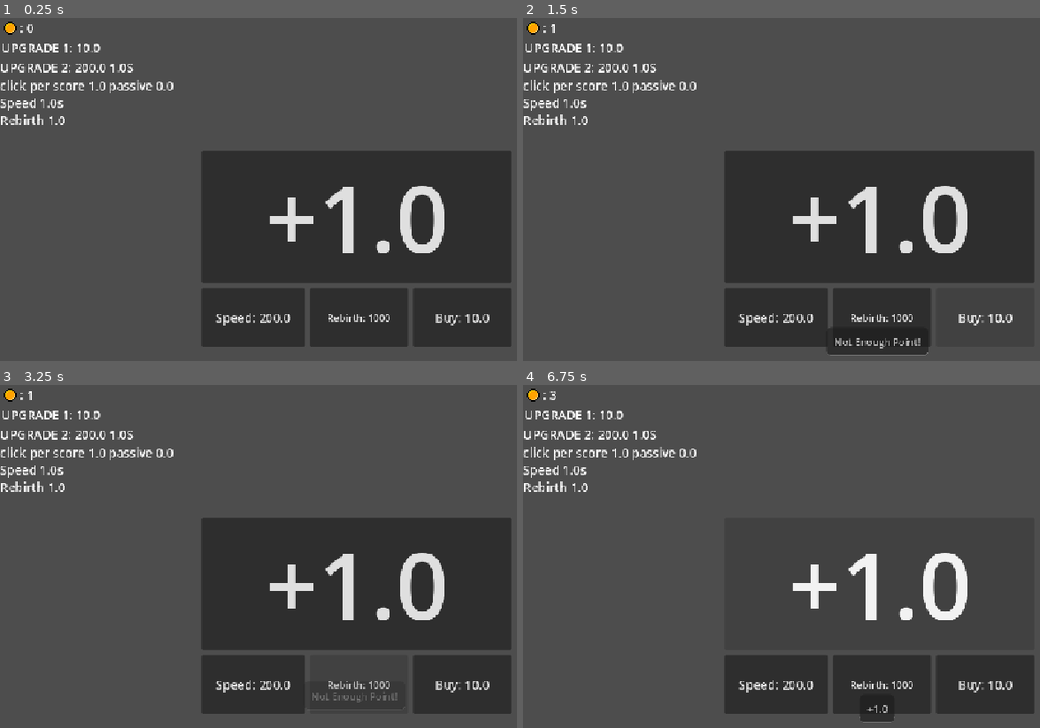
Above: before the commit, frames 1-4 (two rows, left to right).
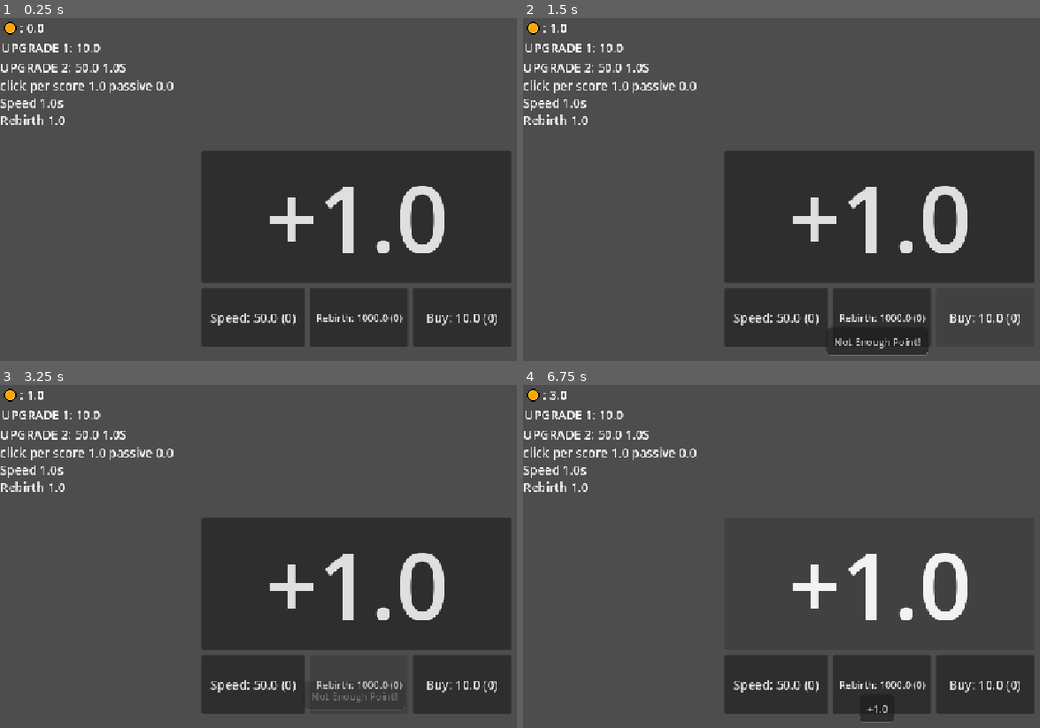
Above: after the commit, the same moments.

Repository: Maler2/clicker-game
Game: Godot game, scene res://scenes/control.tscn
Same seed, same stepped clock (60 frames per second), same inputs: the game is played once before the commit and once after it.
Inputs:
- Up to frame 1 (0.25 s): no input
- Up to frame 2 (1.5 s): click "+1.0" at 0.5 s; click "Buy: 10.0" (after the commit: "Buy: 10.0 (0)") at 1.25 s
- Up to frame 3 (3.25 s): click "Speed: 200.0" (after the commit: "Speed: 50.0 (0)") at 2 s; click "Rebirth: 1000" (after the commit: "Rebirth: 1000.0 (0)") at 2.75 s
- Up to frame 4 (6.75 s): click "+1.0" at 3.5 s; click "Buy: 10.0" (after the commit: "Buy: 10.0 (0)") at 4.25 s; click "Speed: 200.0" (after the commit: "Speed: 50.0 (0)") at 5 s; click "Rebirth: 1000" (after the commit: "Rebirth: 1000.0 (0)") at 5.75 s; click "+1.0" at 6.5 s

The runs differ from the first frame. In frame 1, 1.0% of the frame differs, in the area x 6-97%, y 1-90%; in frame 2, 1.0%; in frame 3, 0.9%; in frame 4, 1.0%.

Commit message:
initial commit - update projectnya lagi dan menambah opsi baru

Diff:
--- a/scenes/menu.tscn
+++ b/scenes/menu.tscn
@@ -56,7 +56,7 @@
 theme_override_font_sizes/font_size = 60
 text = "exit"
 
-[node name="ClearButton" type="Button" parent="." unique_id=1498713797]
+[node name="OptionButton" type="Button" parent="." unique_id=1498713797]
 layout_mode = 1
 anchors_preset = -1
 anchor_left = 0.36100003
@@ -68,9 +68,9 @@
 offset_right = -0.12805176
 offset_bottom = 0.0079956055
 theme_override_font_sizes/font_size = 60
-text = "clear"
+text = "options"
 
 [connection signal="pressed" from="ResumeButton" to="." method="_on_resume_button_pressed"]
 [connection signal="pressed" from="SaveButton" to="." method="_on_save_button_pressed"]
 [connection signal="pressed" from="ExitButton" to="." method="_on_exit_button_pressed"]
-[connection signal="pressed" from="ClearButton" to="." method="_on_clear_button_pressed"]
+[connection signal="pressed" from="OptionButton" to="." method="_on_option_button_pressed"]
--- /dev/null
+++ b/scenes/option.tscn
@@ -0,0 +1,77 @@
+[gd_scene format=3 uid="uid://bcnyn0u0twhsw"]
+
+[ext_resource type="Script" uid="uid://kldba0aasl" path="res://script/option.gd" id="1_kjajs"]
+
+[node name="Option" type="Control" unique_id=1733546384]
+layout_mode = 3
+anchors_preset = 15
+anchor_right = 1.0
+anchor_bottom = 1.0
+grow_horizontal = 2
+grow_vertical = 2
+script = ExtResource("1_kjajs")
+
+[node name="BackButton" type="Button" parent="." unique_id=382046316]
+layout_mode = 1
+anchors_preset = -1
+anchor_left = 0.36100003
+anchor_top = 0.21000001
+anchor_right = 0.63900006
+anchor_bottom = 0.358
+offset_left = 0.1279602
+offset_top = -0.08000183
+offset_right = -0.12805176
+offset_bottom = 0.015991211
+theme_override_font_sizes/font_size = 60
+keep_pressed_outside = true
+text = "back"
+
+[node name="VolumeButton" type="Button" parent="." unique_id=1284658003]
+layout_mode = 1
+anchors_preset = -1
+anchor_left = 0.36100003
+anchor_top = 0.37
+anchor_right = 0.63900006
+anchor_bottom = 0.51900005
+offset_left = 0.1279602
+offset_top = 0.23999023
+offset_right = -0.12805176
+offset_bottom = -0.31204224
+theme_override_font_sizes/font_size = 60
+keep_pressed_outside = true
+text = "volume"
+
+[node name="OtherButton" type="Button" parent="." unique_id=1610535515]
+layout_mode = 1
+anchors_preset = -1
+anchor_left = 0.36100003
+anchor_top = 0.531
+anchor_right = 0.63900006
+anchor_bottom = 0.679
+offset_left = 0.1279602
+offset_top = -0.088012695
+offset_right = -0.12805176
+offset_bottom = 0.0079956055
+theme_override_font_sizes/font_size = 60
+keep_pressed_outside = true
+text = "other"
+
+[node name="ClearButton" type="Button" parent="." unique_id=887370140]
+layout_mode = 1
+anchors_preset = -1
+anchor_left = 0.36100003
+anchor_top = 0.69100004
+anchor_right = 0.63900006
+anchor_bottom = 0.84000003
+offset_left = 0.1279602
+offset_top = 0.23196411
+offset_right = -0.12805176
+offset_bottom = -0.32000732
+theme_override_font_sizes/font_size = 60
+keep_pressed_outside = true
+text = "clear"
+
+[connection signal="pressed" from="BackButton" to="." method="_on_back_button_pressed"]
+[connection signal="pressed" from="VolumeButton" to="." method="_on_volume_button_pressed"]
+[connection signal="pressed" from="OtherButton" to="." method="_on_other_button_pressed"]
+[connection signal="pressed" from="ClearButton" to="." method="_on_clear_button_pressed"]
--- a/script/control.gd
+++ b/script/control.gd
@@ -2,15 +2,19 @@
 
 const PAUSE_MENU_SCENE = preload("res://scenes/menu.tscn")
 
-@onready var textlabel = $scorelabel
-@onready var textlabel2 = $upgrade1
-@onready var textlabel3 = $speedlabel
-@onready var richlabel = $RichTextLabel
+# Dibungkus ke Dictionary biar rapi & pas dipanggil ke Global tinggal kirim 1 variabel!
+@onready var ui: Dictionary = {
+	"textlabel": $scorelabel,
+	"textlabel2": $upgrade1,
+	"textlabel3": $speedlabel,
+	"richlabel": $RichTextLabel,
+	"button": $Button,
+	"upgrade_button": $remove_button,
+	"speed_button": $speed_timer,
+	"rebirth_button": $rebirth_button
+}
+
 @onready var infolabel = $infolabel
-@onready var button = $Button
-@onready var upgrade_button = $remove_button
-@onready var speed_button = $speed_timer
-@onready var rebirth_button = $rebirth_button
 @onready var pause_button = $pausebutton
 @onready var sfx = $audioplayer
 @onready var auto_timer = $Timer
@@ -24,13 +28,11 @@
 }
 
 func _ready():
-	# process_mode = Node.PROCESS_MODE_ALWAYS
 	var current_os = OS.get_name()
 	if current_os in ["Windows", "Linux", "macOS", "Web"]:
 		pause_button.hide()
 	else:
 		pause_button.show()
-
 
 	Global.load_game()
 	auto_timer.wait_time = Global.auto_timer_wait_time
@@ -45,27 +47,14 @@
 	print("start up")
 
 func _unhandled_input(event):
-	# Khusus PC/Komputer: Cek kalau OS-nya Windows/Linux/macOS/Web
 	if OS.get_name() in ["Windows", "Linux", "macOS", "Web"]:
-		# Cek kalau pemain menekan tombol keyboard/action di Input Map (misal: "toggle_pause" atau "ui_cancel")
 		if event.is_action_pressed("ui_cancel"):
-			# Cek biar gak buka menu pause berlapis-lapis kalau game udah paused
 			if not get_tree().paused:
 				open_pause_menu()
 
+# Panggilan ke Global jadi super ringkas!
 func update_score_ui():
-	button.text = "+" + str(snapped(Global.add_score * Global.rebirth_mult, 0.1))
-	upgrade_button.text = "Buy: " + str(snapped(Global.target_score, 0.1))
-	speed_button.text = "Speed: " + str(snapped(Global.auto_timer_cost, 0.1))
-	rebirth_button.text = "Rebirth: " + str(snapped(Global.rebirth_cost, 1))
-
-	if auto_timer.wait_time <= min_auto_timer:
-		speed_button.text = "Speed: MAX"
-
-	textlabel.text = ": " + str(snapped(Global.score, 1))
-	textlabel2.text = "Upgrade 1: " + str(snapped(Global.target_score, 0.1))
-	textlabel3.text = "Upgrade 2: " + str(snapped(Global.auto_timer_cost, 0.1)) + " " + str(snapped(auto_timer.wait_time, 0.1)) + "s"
-	richlabel.text = "click per score %.1f passive %.1f\nSpeed %.1fs\nRebirth %.1f" % [Global.add_score, Global.passive_income, auto_timer.wait_time, Global.rebirth_mult]
+	Global.update_score_ui(ui, auto_timer, min_auto_timer)
 
 func add_score_auto():
 	if Global.passive_income > 0:
@@ -89,6 +78,7 @@
 		Global.score -= remove_cost
 		Global.passive_income += 1
 		Global.add_score += 1
+		Global.target_score_count += 1
 		update_score_ui()
 		Global.popup("Upgraded!", infolabel)
 	else:
@@ -103,10 +93,11 @@
 			Global.auto_timer_wait_time = auto_timer.wait_time
 			auto_timer.start()
 			Global.auto_timer_cost *= 1.5
+			Global.speed_count += 1
 			update_score_ui()
 			Global.popup("Speed Upgraded!", infolabel)
 		else:
-			speed_button.text = "Speed: MAX"
+			ui.speed_button.text = "Speed: MAX"
 			Global.popup("Speed Max!", infolabel)
 	else:
 		Global.popup("Not Enough Point!", infolabel)
@@ -114,11 +105,11 @@
 func _on_rebirth_button_pressed() -> void:
 	if Global.score >= Global.rebirth_cost:
 		Global.popup("Rebirth Success!", infolabel)
-		Global.rebirth_count += 1
-		Global.rebirth_mult += 0.5
-		Global.rebirth_cost *= 2.5
 
-		Global.reset_progress()
+		# Panggil fungsi khusus rebirth dari Global
+		Global.do_rebirth()
+
+		# Reset timer ke default
 		auto_timer.wait_time = Global.auto_timer_wait_time
 		auto_timer.start()
 
--- a/script/global.gd
+++ b/script/global.gd
@@ -1,29 +1,94 @@
 extends Node
 
-# --- VARIABEL SAVE & LOAD (Tetap sama) ---
+# --- VARIABEL SAVE & LOAD ---
 var score: float = 0.0
 var add_score: float = 1.0
 var target_score: float = 10.0
+var target_score_count: int = 0
 var passive_income: float = 0.0
-var auto_timer_cost: float = 200.0
+var auto_timer_cost: float = 50.0
+var speed_count: int = 0
 var auto_timer_wait_time: float = 1.0
 
 var rebirth_cost: float = 1000.0
 var rebirth_count: int = 0
+var last_rebirth_count: int = 0
 var rebirth_mult: float = 1.0
 
 const SAVE_PATH = "user://savegame.json"
+
+func fmt(val: float, step: float = 0.1) -> String:
+	return str(snapped(val, step))
+
+func update_score_ui(ui: Dictionary, auto_timer: Timer, min_auto_timer: float) -> void:
+	ui.button.text = "+" + fmt(add_score * rebirth_mult)
+	ui.upgrade_button.text = "Buy: " + fmt(target_score) + " (" + str(target_score_count) + ")"
+
+	if auto_timer.wait_time <= min_auto_timer:
+		ui.speed_button.text = "Speed: MAX"
+	else:
+		ui.speed_button.text = "Speed: " + fmt(auto_timer_cost) + " (" + str(speed_count) + ")"
+
+	ui.rebirth_button.text = "Rebirth: " + fmt(rebirth_cost, 1.0) + " (" + str(last_rebirth_count) + ")"
+
+	ui.textlabel.text = ": " + fmt(score, 1.0)
+	ui.textlabel2.text = "Upgrade 1: " + fmt(target_score)
+	ui.textlabel3.text = "Upgrade 2: " + fmt(auto_timer_cost) + " " + fmt(auto_timer.wait_time) + "s"
+	ui.richlabel.text = "click per score %.1f passive %.1f\nSpeed %.1fs\nRebirth %.1f" % [
+		add_score,
+		passive_income,
+		auto_timer.wait_time,
+		rebirth_mult
+	]
+
+# --- FUNGSI REBIRTH (Hanya Reset Progress Skor & Speed) ---
+func do_rebirth():
+	rebirth_count += 1
+	last_rebirth_count += 1
+	rebirth_mult += 0.5
+	rebirth_cost *= 1.5 # Harga rebirth NAIK dan TIDAK DI-RESET!
+
+	# Reset progress biasa
+	score = 0.0
+	add_score = 1.0
+	target_score = 10.0
+	target_score_count = 0
+	passive_income = 0.0
+	auto_timer_cost = 200.0
+	speed_count = 0
+	auto_timer_wait_time = 1.0
+
+	save_game()
+
+# --- FUNGSI RESET TOTAL / CLEAR SAVE DATA ---
+func reset_progress():
+	score = 0.0
+	add_score = 1.0
+	target_score = 10.0
+	target_score_count = 0
+	passive_income = 0.0
+	auto_timer_cost = 200.0
+	speed_count = 0
+	auto_timer_wait_time = 1.0
+	rebirth_count = 0
+	last_rebirth_count = 0
+	rebirth_cost = 1000.0
+	rebirth_mult = 1.0
+	save_game()
 
 func save_game():
 	var save_data = {
 		"score": score,
 		"add_score": add_score,
 		"target_score": target_score,
+		"target_score_count": target_score_count,
 		"passive_income": passive_income,
 		"auto_timer_cost": auto_timer_cost,
+		"speed_count": speed_count,
 		"auto_timer_wait_time": auto_timer_wait_time,
 		"rebirth_cost": rebirth_cost,
 		"rebirth_count": rebirth_count,
+		"last_rebirth_count": last_rebirth_count,
 		"rebirth_mult": rebirth_mult
 	}
 
@@ -49,33 +114,20 @@
 			score = data.get("score", 0.0)
 			add_score = data.get("add_score", 1.0)
 			target_score = data.get("target_score", 10.0)
+			target_score_count = data.get("target_score_count", 0)
 			passive_income = data.get("passive_income", 0.0)
 			auto_timer_cost = data.get("auto_timer_cost", 200.0)
+			speed_count = data.get("speed_count", 0)
 			auto_timer_wait_time = data.get("auto_timer_wait_time", 1.0)
 			rebirth_cost = data.get("rebirth_cost", 1000.0)
 			rebirth_count = data.get("rebirth_count", 0)
+			last_rebirth_count = data.get("last_rebirth_count", 0)
 			rebirth_mult = data.get("rebirth_mult", 1.0)
 
-func reset_progress():
-	score = 0.0
-	add_score = 1.0
-	target_score = 10.0
-	passive_income = 0.0
-	auto_timer_cost = 200.0
-	auto_timer_wait_time = 1.0
-	save_game()
+# (Popup function di bawahnya biarkan tetap sama)
 
 # ==========================================
 # --- FUNGSI POPUP GLOBAL ---
-# ==========================================
-# ==========================================
-# --- FUNGSI POPUP GLOBAL ---
-# ==========================================
-# ==========================================
-# --- FUNGSI POPUP GLOBAL ---
-# ==========================================
-# ==========================================
-# --- FUNGSI POPUP GLOBAL FLEKSIBEL ---
 # ==========================================
 func popup(custom_text: String = "", arg2: Variant = null, arg3: float = 0.6):
 	var current_scene = get_tree().current_scene
--- a/script/menu.gd
+++ b/script/menu.gd
@@ -1,40 +1,36 @@
 extends Control
 
 func _ready() -> void:
-	# buat selalu run
 	process_mode = Node.PROCESS_MODE_ALWAYS
 
-# kalau pakai komputer
-func _unhandled_input(event):
+func _unhandled_input(event: InputEvent) -> void:
 	if OS.get_name() in ["Windows", "Linux", "macOS", "Web"]:
 		if event.is_action_pressed("ui_cancel"):
-			# Tandai bahwa input ESC sudah ditangani
 			get_viewport().set_input_as_handled()
-
-			# Jalankan fungsi resume
 			_on_resume_button_pressed()
 
 func _on_resume_button_pressed() -> void:
-	get_tree().paused = false # Unpause game
-	queue_free() # Hapus overlay pause menu
+	get_tree().paused = false
+	queue_free()
 
 func _on_save_button_pressed() -> void:
 	Global.save_game()
 	Global.popup("Saved!")
 
-func _on_clear_button_pressed() -> void:
-	Global.reset_progress()
-	Global.popup("Reset Progress!")
+func _on_option_button_pressed() -> void:
+	var option_scene = load("res://scenes/option.tscn").instantiate()
 
-	# CARA UPDATE UI GAME DI BELAKANG MENU:
-	# Cari node Control/Main UI yang ada di scene utama lalu suruh update UI-nya
-	var current_scene = get_tree().current_scene
-	if current_scene and current_scene.has_method("update_score_ui"):
-		current_scene.update_score_ui()
+	# Buat CanvasLayer darurat agar Option dirender di paling depan
+	var canvas_layer = CanvasLayer.new()
+	canvas_layer.layer = 100 # Paksa layer ke paling atas
+	canvas_layer.add_child(option_scene)
+
+	add_child(canvas_layer)
+
+	# Sembunyikan elemen visual menu utama biar tidak bertumpuk
+	visible = false
 
 func _on_exit_button_pressed() -> void:
 	Global.popup("Quitting...", 1.0)
-
-	# PENTING: Timer harus mengabaikan status PAUSE agar fungsi exit tidak freeze!
 	await get_tree().create_timer(1.0, true, false, true).timeout
 	get_tree().quit()
--- /dev/null
+++ b/script/option.gd
@@ -0,0 +1,43 @@
+extends Control
+
+func _ready() -> void:
+	process_mode = Node.PROCESS_MODE_ALWAYS
+
+func _unhandled_input(event: InputEvent) -> void:
+	if event.is_action_pressed("ui_cancel"):
+		get_viewport().set_input_as_handled()
+		go_back_to_menu()
+
+func _on_back_button_pressed() -> void:
+	go_back_to_menu()
+
+func go_back_to_menu() -> void:
+	# Parent dari Option adalah CanvasLayer, dan Parent dari CanvasLayer adalah menu.tscn
+	var canvas_layer = get_parent()
+	if canvas_layer:
+		var menu_node = canvas_layer.get_parent()
+		if menu_node:
+			menu_node.visible = true # Tampilkan menu utama lagi
+
+		canvas_layer.queue_free() # Hapus CanvasLayer beserta Option di dalamnya
+	else:
+		queue_free()
+
+func _on_volume_button_pressed() -> void:
+	print("Tombol Volume diklik")
+
+func _on_other_button_pressed() -> void:
+	print("Tombol Other diklik")
+
+func _on_clear_button_pressed() -> void:
+	# 1. Reset progress data di Global
+	Global.reset_progress()
+	Global.save_game() # Opsional: Simpan state reset ke file
+
+	# 2. Tampilkan notifikasi
+	Global.popup("Save Reset!")
+
+	# 3. Cari Scene Game Utama (control.gd) dan perbarui UI-nya langsung
+	var main_game = get_tree().root.get_node_or_null("Control") # Sesuaikan "Control" dengan nama Root Node scene utama kamu
+	if main_game and main_game.has_method("update_score_ui"):
+		main_game.update_score_ui()
Not shown, added: script/option.gd.uid
